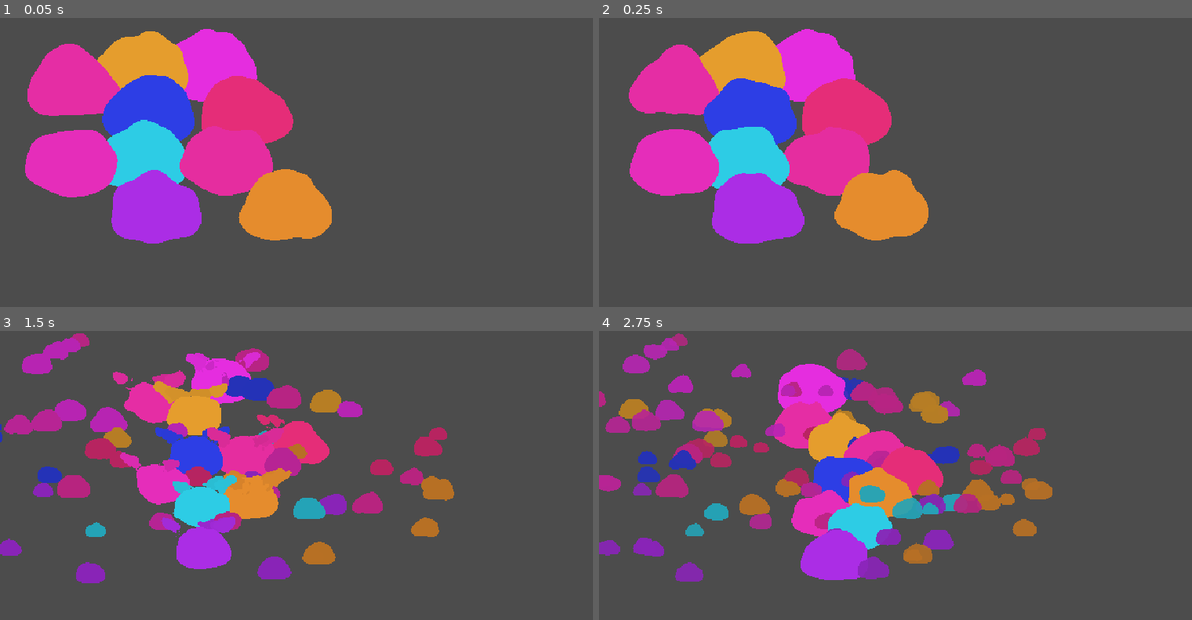
Above: before the commit, frames 1-4 (two rows, left to right).
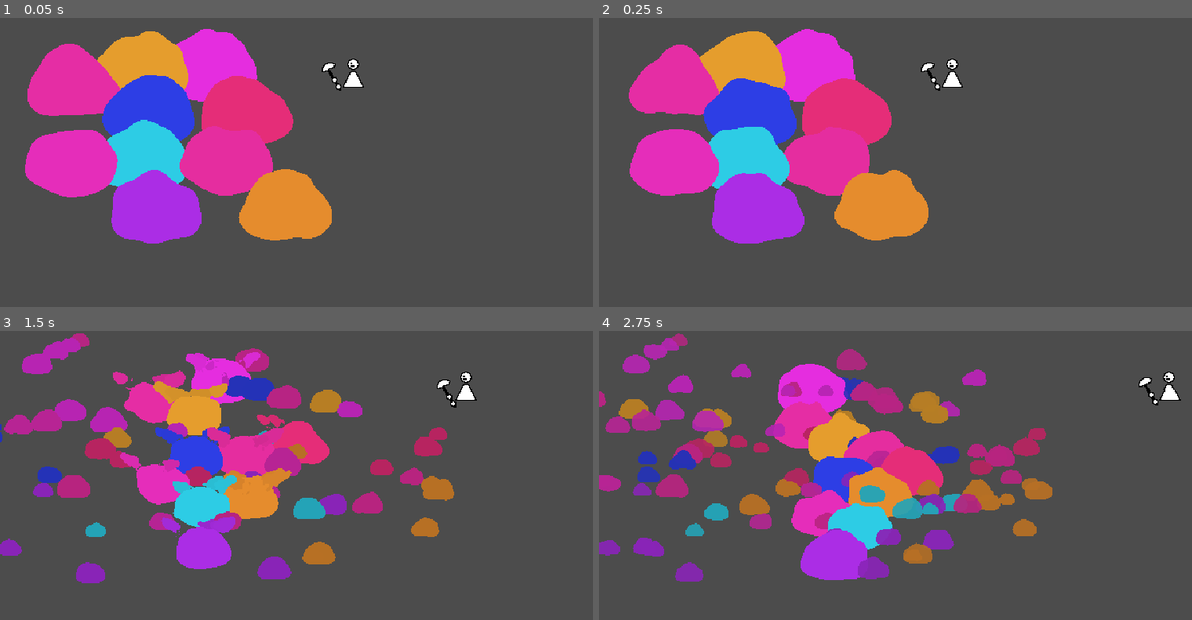
Above: after the commit, the same moments.

Repository: MetRiko/LD-2023-01
Game: Godot game, scene res://Root.tscn
Same seed, same stepped clock (60 frames per second), same inputs: the game is played once before the commit and once after it. The engine's default icon, where the game draws it, is replaced by a stand-in: a white triangle on a blue panel in a dark square.
Inputs (mouse positions are in pixels of both pictures, inside the frame that each line leads up to):
- Up to frame 1 (0.05 s): no input
- Up to frame 2 (0.25 s): no input
- Up to frame 3 (1.5 s): tap Enter at 0.5 s; move the mouse to (450, 489) at 0.52 s; hold D (game_right) 0.53-1.25 s; tap Alt at 0.6 s; click (450, 489) at 0.67 s; drag from (189, 524) to (284, 576) at 1.27 s
- Up to frame 4 (2.75 s): move the mouse to (972, 429) at 2.02 s; hold D (game_right) from 2.03 s (still down); tap Shift at 2.1 s

The runs differ from the first frame. In frame 1, 0.3% of the frame differs, in the area x 54-62%, y 14-26%; in frame 2, 0.3%; in frame 3, 0.3%; in frame 4, 0.3%, in the area x 91-99%, y 14-26%.

Commit message:
Add inertia for collision between player and slimes

Diff:
--- a/player/Player.gd
+++ b/player/Player.gd
@@ -34,7 +34,19 @@
 		lerp(velocity.x, move_dir.x * MAX_SPEED, ACCELERATION * delta),
 		lerp(velocity.y, move_dir.y * MAX_SPEED, ACCELERATION * delta)
 	)
-	velocity = move_and_slide(velocity)
+
+	var new_velocity = move_and_slide(velocity, Vector2.ZERO, false, 4, 0.785398, false)
+
+	if get_slide_count() > 0:
+		for i in range(get_slide_count()):
+			var result := get_slide_collision(i)
+			var obj = result.collider
+			if obj is Slime:
+				var push_force_factor = lerp(1.0, 0.2, obj.proper_scale * obj.proper_scale)
+				obj.linear_velocity = velocity.normalized() * MAX_SPEED * push_force_factor
+
+	velocity = new_velocity
+
 
 func set_animation_frame():
 	var frame = get_action_frame()
--- a/player/Player.tscn
+++ b/player/Player.tscn
@@ -87,13 +87,15 @@
 "values": [ 0.0, 3.0, 6.0, 9.0, 6.0, 3.0, 0.0, -3.0, -6.0, -9.0, -6.0, -3.0 ]
 }
 
-[sub_resource type="RectangleShape2D" id=6]
-extents = Vector2( 11, 4 )
+[sub_resource type="CapsuleShape2D" id=8]
+radius = 4.00002
+height = 14.0
 
 [node name="Player" type="KinematicBody2D"]
 script = ExtResource( 1 )
 
 [node name="Sprite" type="Sprite" parent="."]
+position = Vector2( 0, -12 )
 texture = ExtResource( 2 )
 
 [node name="AnimationPlayer" type="AnimationPlayer" parent="Sprite"]
@@ -103,10 +105,12 @@
 anims/WALK = SubResource( 2 )
 
 [node name="CollisionShape" type="CollisionShape2D" parent="."]
-position = Vector2( 0, 11 )
-shape = SubResource( 6 )
+position = Vector2( 0, 2 )
+rotation = 1.57079
+shape = SubResource( 8 )
 
 [node name="Hammer" type="Node2D" parent="."]
+position = Vector2( 0, -12 )
 
 [node name="Sprite" type="Sprite" parent="Hammer"]
 texture = ExtResource( 3 )
--- a/project.godot
+++ b/project.godot
@@ -18,10 +18,16 @@
 "class": "GutTest",
 "language": "GDScript",
 "path": "res://addons/gut/test.gd"
+}, {
+"base": "RigidBody2D",
+"class": "Slime",
+"language": "GDScript",
+"path": "res://slimes/Slime.gd"
 } ]
 _global_script_class_icons={
 "GutHookScript": "",
-"GutTest": ""
+"GutTest": "",
+"Slime": ""
 }
 
 [application]
--- a/slimes/Slime.gd
+++ b/slimes/Slime.gd
@@ -1,4 +1,5 @@
 extends RigidBody2D
+class_name Slime
 
 var shader : ShaderMaterial
 
--- a/slimes/Slime.tscn
+++ b/slimes/Slime.tscn
@@ -6,8 +6,6 @@
 
 [sub_resource type="PhysicsMaterial" id=4]
 friction = 0.2
-
-[sub_resource type="ArrayMesh" id=5]
 
 [sub_resource type="ShaderMaterial" id=3]
 shader = ExtResource( 3 )
@@ -32,7 +30,6 @@
 gravity_scale = 0.0
 linear_damp = 1.5
 script = ExtResource( 2 )
-res = SubResource( 5 )
 
 [node name="Icon" type="Sprite" parent="."]
 material = SubResource( 3 )
--- a/slimes/SlimeTesting.tscn
+++ b/slimes/SlimeTesting.tscn
@@ -1,7 +1,8 @@
-[gd_scene load_steps=6 format=2]
+[gd_scene load_steps=7 format=2]
 
 [ext_resource path="res://slimes/Slime.tscn" type="PackedScene" id=1]
 [ext_resource path="res://slimes/SlimeTesting.gd" type="Script" id=2]
+[ext_resource path="res://player/Player.tscn" type="PackedScene" id=3]
 
 [sub_resource type="PhysicsMaterial" id=3]
 friction = 0.0
@@ -17,6 +18,9 @@
 script = ExtResource( 2 )
 
 [node name="Slimes" type="YSort" parent="."]
+
+[node name="Player" parent="Slimes" instance=ExtResource( 3 )]
+position = Vector2( 360, 68 )
 
 [node name="Slime" parent="Slimes" instance=ExtResource( 1 )]
 
Not shown: 1 places in slimes/Slime.tscn that only renumber resources
